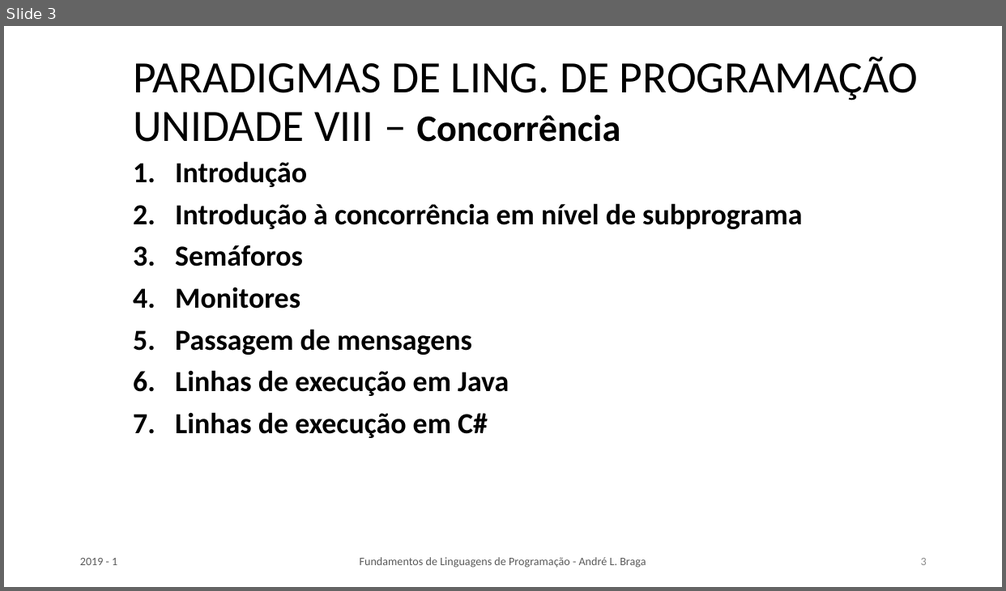
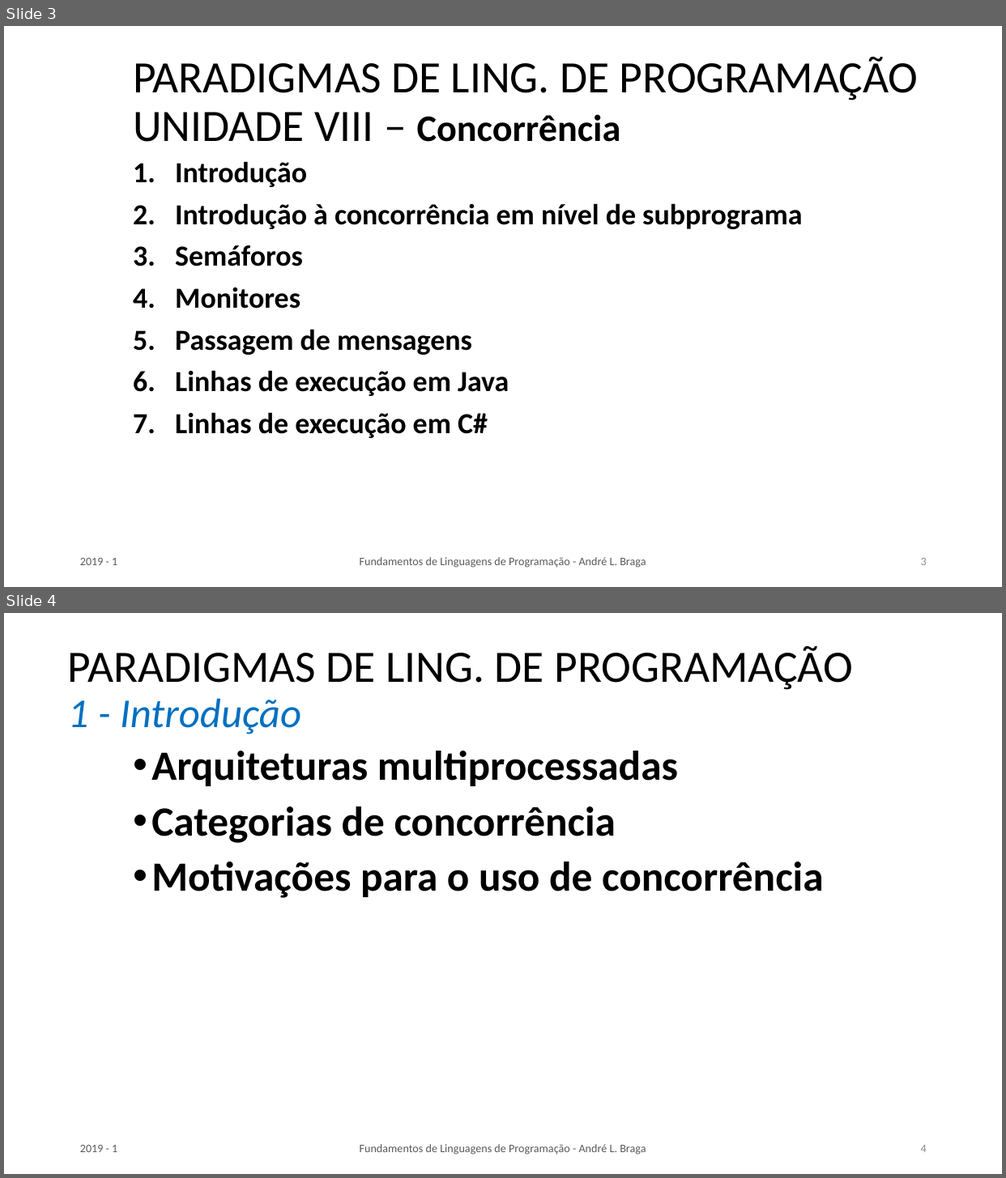
Before and after one commit to LeoCaronezi/CURSOS, a slide deck: CCT0686_PARADIGMAS_DE_LINGUAGENS_DE_PROGRAMACAO/CCT0656_PARADIGMAS_L_PROGI_Aula_07 - PA13_PA14.pptx. Shown one above the other, each under a label of ours: slide 3 before the commit, slides 3 and 4 after it. The pictures are 1006x591 and 1006x1178 pixels, drawn with LibreOffice and Linux fonts; fonts in the diff are those of the drawing. Boxes give left, top, right and bottom in pixels: in the first picture for what was removed or moved away, otherwise in the second. Text is boxed around its words. In the diff, an @@ line names an element or a change of style, - is before the commit and + after.

```diff
--- a/CCT0686_PARADIGMAS_DE_LINGUAGENS_DE_PROGRAMACAO/CCT0656_PARADIGMAS_L_PROGI_Aula_07 - PA13_PA14.pptx
+++ b/CCT0686_PARADIGMAS_DE_LINGUAGENS_DE_PROGRAMACAO/CCT0656_PARADIGMAS_L_PROGI_Aula_07 - PA13_PA14.pptx
@@ slide 4 added at box(4, 613, 1002, 1174), background #FFFFFF @@
@@ title added at box(68, 646, 854, 735), 43.2 pt, text #000000 @@
+PARADIGMAS DE LING. DE PROGRAMAÇÃO
+1 - Introdução
@@ text added at box(151, 751, 824, 898), 40 pt, text #000000, bold @@
+• Arquiteturas multiprocessadas
+• Categorias de concorrência
+• Motivações para o uso de concorrência
@@ text added at box(80, 1145, 117, 1152), 11 pt, text #595959 @@
+2019 - 1
@@ text added at box(360, 1144, 646, 1155), 11 pt, text #595959 @@
+Fundamentos de Linguagens de Programação - André L. Braga
@@ page number added at box(921, 1145, 927, 1152), 11 pt, text #8C8C8C @@
+4
```
Also in this commit, not shown: 6 other slides added, 7 other files.
